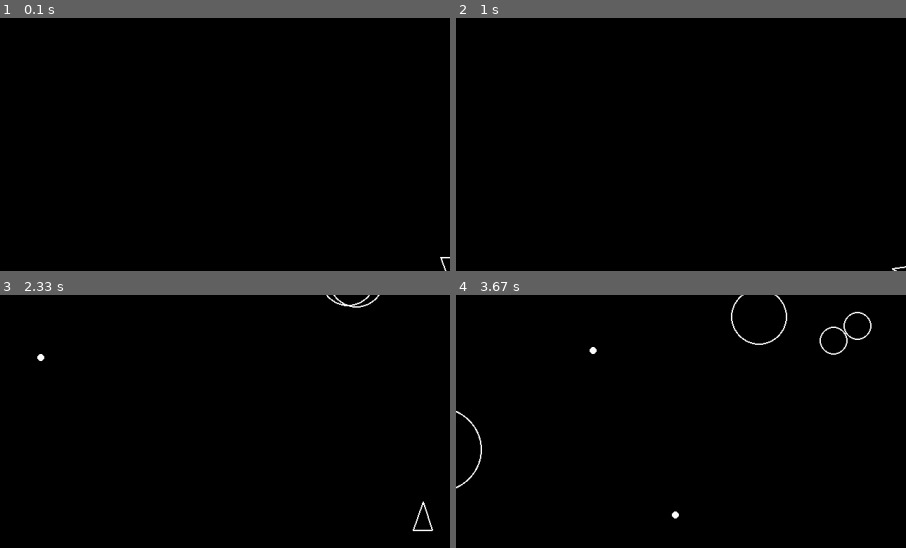
Above: before the commit, frames 1-4 (two rows, left to right).
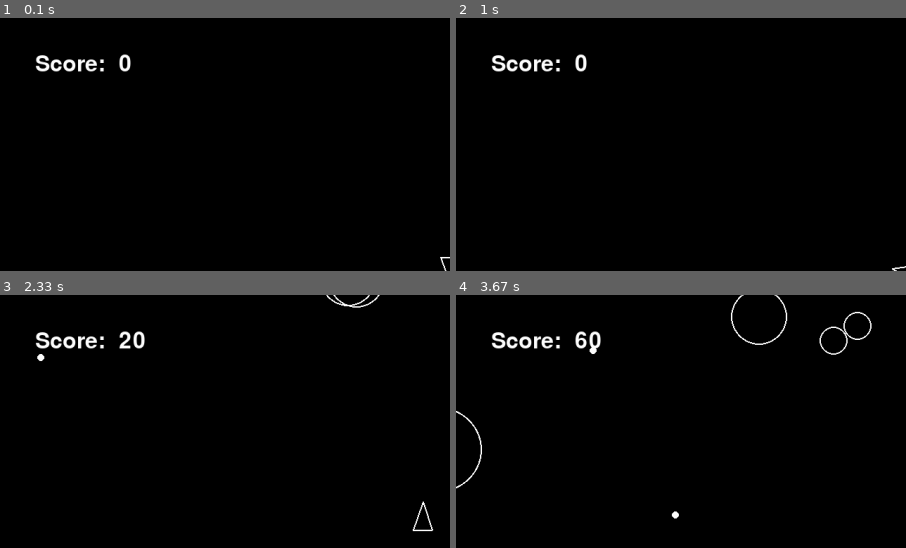
Above: after the commit, the same moments.

Repository: Atomk/asteroids-pygame
Game: pygame game, started from main.py
The game is run twice, just before and just after one commit, with the same random seed, the same clock (stepped at 60 frames per second) and the same inputs.
Inputs:
- Up to frame 1 (0.1 s): no input
- Up to frame 2 (1 s): tap Space at 0.33, 0.73 s; hold D from 0.67 s (still down)
- Up to frame 3 (2.33 s): tap Space at 1.03, 1.23, 1.57, 1.87, 2.07 s; release D at 1.13 s; hold W 1.17-1.47 s; hold D 1.5-1.97 s; hold A from 2 s (still down)
- Up to frame 4 (3.67 s): tap Space at 2.37, 2.63, 2.97, 3.27, 3.4 s; release A at 2.53 s; hold S 2.57-2.87 s; hold A 2.9-3.3 s; hold W from 3.33 s (still down)
The pictures show only the part of the screen within x 0-50%, y 0-50%; the shares and areas given below are measured in that part.

The runs differ from the first frame. In frame 1, 0.7% of the frame differs, in the area x 7-30%, y 14-22%; in frame 2, 0.7%; in frame 3, 0.8%, in the area x 7-33%, y 14-22%; in frame 4, 0.8%.

Commit message:
feat: basic scoring system

Diff:
--- a/asteroid.py
+++ b/asteroid.py
@@ -1,7 +1,7 @@
 import pygame
 import random
 from circleshape import CircleShape
-from constants import ASTEROID_MIN_RADIUS
+from constants import ASTEROID_MIN_RADIUS, ASTEROID_MAX_RADIUS
 
 class Asteroid(CircleShape):
     def __init__(self, x, y, radius):
@@ -26,3 +26,6 @@
 
         asteroid2 = Asteroid(self.position.x, self.position.y, new_radius)
         asteroid2.velocity = self.velocity.rotate(-random_angle) * speed_multiplier
+
+    def get_points(self):
+        return  20 + ASTEROID_MAX_RADIUS - self.radius
--- a/main.py
+++ b/main.py
@@ -5,7 +5,7 @@
 from asteroid import Asteroid
 from asteroidfield import AsteroidField
 from shot import Shot
-
+from text import Text
 
 def main():
     numpass, numfail = pygame.init()
@@ -36,6 +36,15 @@
     y = SCREEN_HEIGHT / 2
     player = Player(x, y)
     asteroids_generator = AsteroidField()
+    score = 0
+
+    text_score_label = Text("Score: ")
+    text_score_label.rect.left = 50
+    text_score_label.rect.top = 50
+
+    text_score_val = Text(str(score))
+    text_score_val.rect.left = text_score_label.rect.right + 10
+    text_score_val.rect.top = text_score_label.rect.top
 
     while True:
         for event in pygame.event.get():
@@ -44,13 +53,19 @@
 
         screen.fill((0, 0, 0))
 
+        text_score_label.draw(screen)
+        text_score_val.draw(screen)
+
         updatable.update(delta_time)
         for asteroid in asteroids:
             if player.is_colliding(asteroid):
-                print("Game over!")
+                print(f"Game over! Score: {score}")
                 sys.exit()
             for shot in shots:
                 if shot.is_colliding(asteroid):
+                    #print(f"Destroyed asteroid, radius: {asteroid.radius}, points: {asteroid.get_points()}")
+                    score += asteroid.get_points()
+                    text_score_val.update_string(str(score))
                     shot.kill()
                     asteroid.split()
         for entity in drawable:
--- /dev/null
+++ b/text.py
@@ -0,0 +1,20 @@
+import pygame
+
+# in case the global init was not performed yet
+pygame.font.init()
+
+default_font = pygame.font.get_default_font()
+font = pygame.font.Font(default_font, 32)
+#font = pygame.font.SysFont("Arial", 32)
+
+class Text:
+    def __init__(self, string):
+        self.color = "white"
+        self.update_string(string)
+        self.rect = self.texture.get_rect()
+
+    def update_string(self, string: str):
+        self.texture = font.render(string, True, self.color)
+
+    def draw(self, screen):
+        screen.blit(self.texture, self.rect)
